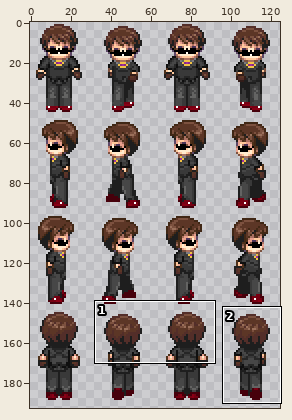
Edited in one commit: sprite sheet (img/Wulf.png). Above, an overview of the earlier version with the close-up marked.
Close-up. First the earlier version:
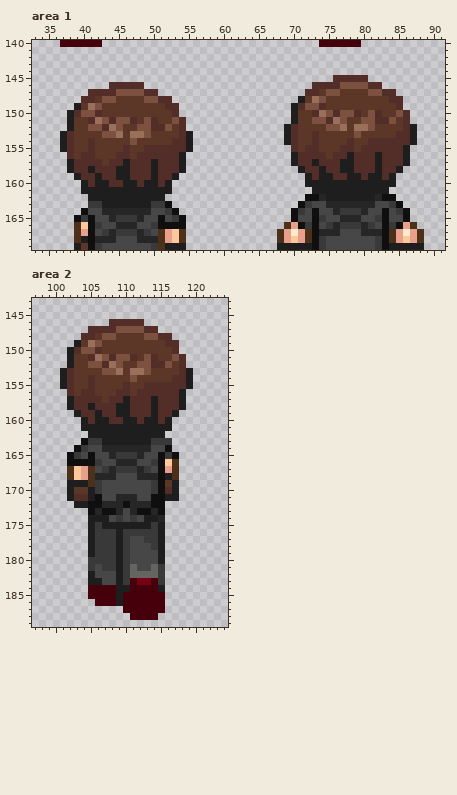
The file is 129x197 pixels. Colours within 5 levels of each other are drawn and written as one. Shown: area 1: x 33..91, y 140..169; area 2: x 97..124, y 143..189. The wide view leaves out empty margins. The commit also changed other parts of the picture, which this record leaves out.
The same view after the edit:
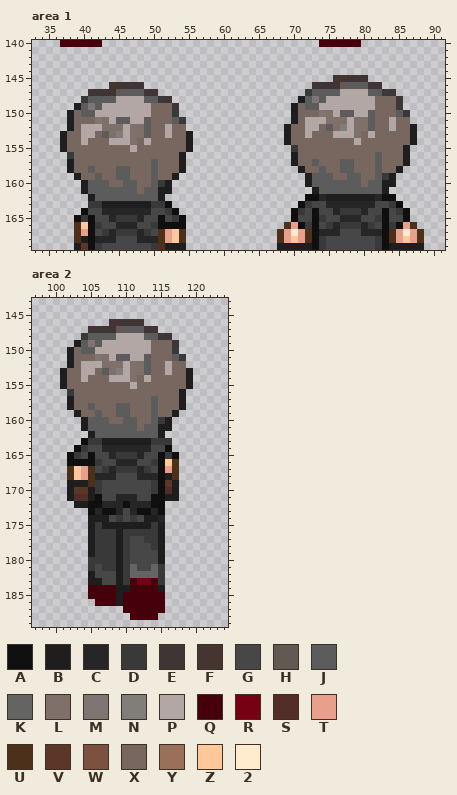
Palette (. is transparent): A #0f0f0f  B #1e1e1e  C #262626  D #393939  E #3f3534  F #453431  G #474747  H #625955  J #5c5c5c  K #646463  L #7f706a  M #7f7573  N #817d78  P #b2a7a5  Q #46000b  R #770012  S #532e29  T #e8a08d  U #4d301a  V #5c3626  W #7c513f  X #78675f  Y #9b705b  Z #ffc89b  2 #ffebce
Change:
Changed rows in their new state; - is an unchanged pixel.
Area 1:
first column x 38:
145 --------------------------------------FFEEE------
146 ------FFEEE------------------------EEEEHJJJEE----
147 ---EEEEHJJJEE---------------------DJJJJPPPPJJDE--
148 --DJJJJPPPPJJDE-------------------JMJPPPPPPPXXXE-
149 --JMJPPPPPPPXXXE-----------------XJJPPPPPPPPXXXD-
150 -XJJPPPPPPPPXXXD-----------------XXXMLPJJPPJXXXJD
151 -XXXMLPJJPPJXXXJD----------------XPPPLLLPLLJXXPXX
152 -XPPPLLLPLLJXXPXX---------------XXPPXJLNPLLJXXPXX
153 XXPPXJLNPLLJXXPXX---------------XXPXXXPPPLXPXXXXX
154 XXPXXXPPPLXPXXXXX---------------XXXXXXXXXPXXXXXXX
155 XXXXXXXXXPXXXXXXX---------------DXXXXXXXXXXXXXXX-
156 DXXXXXXXXXXXXXXX-----------------XXXXXXXXXXXJXXX-
157 -XXXXXXXXXXXJXXX-----------------XXJXXXJJXXXJXXX-
158 -XXJXXXJJXXXJXXX------------------XXJXXJJXXXJXX--
159 --XXJXXJJXXXJXX--------------------JJJXXJJXXJD---
160 ---JJJXXJJXXJD---------------------JJJJJJJXJJ----
161 ---JJJJJJJXJJ-----------------------JJJJJJJJJ----
162 ----JJJJJJJJJ------------------------------------
Area 2:
first column x 102:
146 ------FFEEE------
147 ---EEEEHJJJEE----
148 --DJJJJPPPPJJDE--
149 --JMJPPPPPPPXXXE-
150 -XJJPPPPPPPPXXXD-
151 -XXXMLPJJPPJXXXJD
152 -XPPPLLLPLLJXXPXX
153 XXPPXJLNPLLJXXPXX
154 XXPXXXPPPLXPXXXXX
155 XXXXXXXXXPXXXXXXX
156 DXXXXXXXXXXXXXXX-
157 -XXXXXXXXXXXJXXX-
158 -XXJXXXJJXXXJXXX-
159 --XXJXXJJXXXJXX--
160 ---JJJXXJJXXJD---
161 ---JJJJJJJXJJ----
162 ----JJJJJJJJJ----
Boxes around the changes in both close-ups, in picture pixels (x1, y1, x2, y2):
changed: (291, 75, 410, 194)
changed: (67, 82, 186, 201)
changed: (67, 319, 186, 438)
